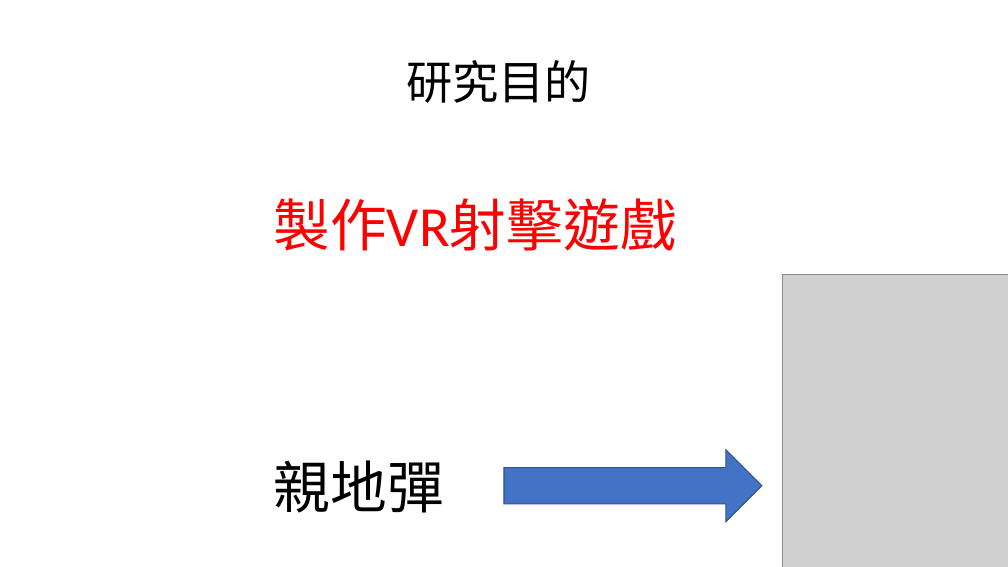
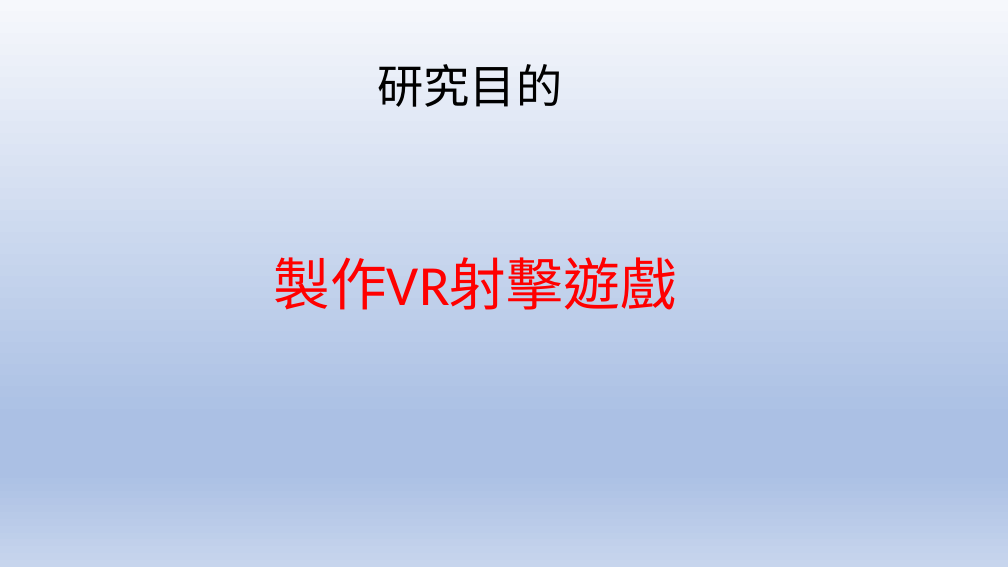
Before and after one commit to kewen0604/107_SE_Team2, a slide deck: slide 5 of 軟體工程期末專題報告.pptx. Drawn at 1008x567 pixels with LibreOffice and Linux fonts; fonts in the diff are those of the drawing; grey boxes stand for pictures. Boxes give left, top, right and bottom in pixels: in the first picture for what was removed or moved away, otherwise in the second. Text is boxed around its words. In the diff, an @@ line names an element or a change of style, - is before the commit and + after.

```diff
--- a/軟體工程期末專題報告.pptx
+++ b/軟體工程期末專題報告.pptx
@@ background #FFFFFF to gradient #F6F8FC to #ABC0E4 to #C7D5ED @@
@@ title "研究目的" moved from (x1=406, y1=60, x2=591, y2=103) to (x1=377, y1=64, x2=562, y2=107) @@
@@ text "製作VR射擊遊戲" moved from (x1=274, y1=198, x2=677, y2=251) to (x1=274, y1=257, x2=677, y2=310) @@
@@ picture removed at (x1=782, y1=274, x2=1008, y2=567) @@
@@ text removed at (x1=274, y1=460, x2=444, y2=513) @@
-親地彈
@@ right arrow removed at (x1=504, y1=450, x2=762, y2=522) @@
```
Also in this commit, not shown: 16 other slides changed.
